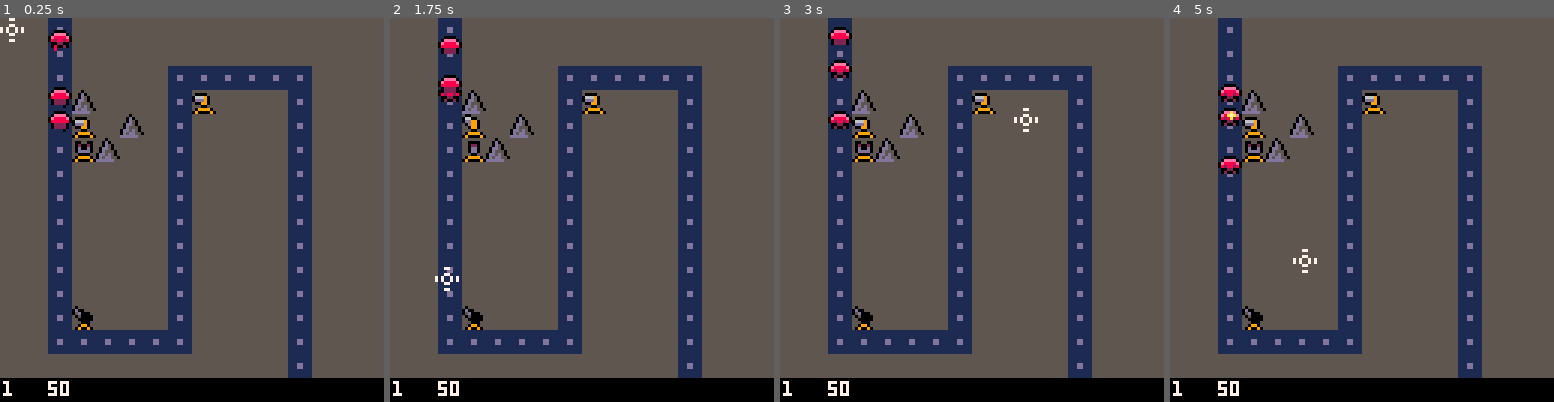
Above: before the commit, frames 1-4 (left to right).
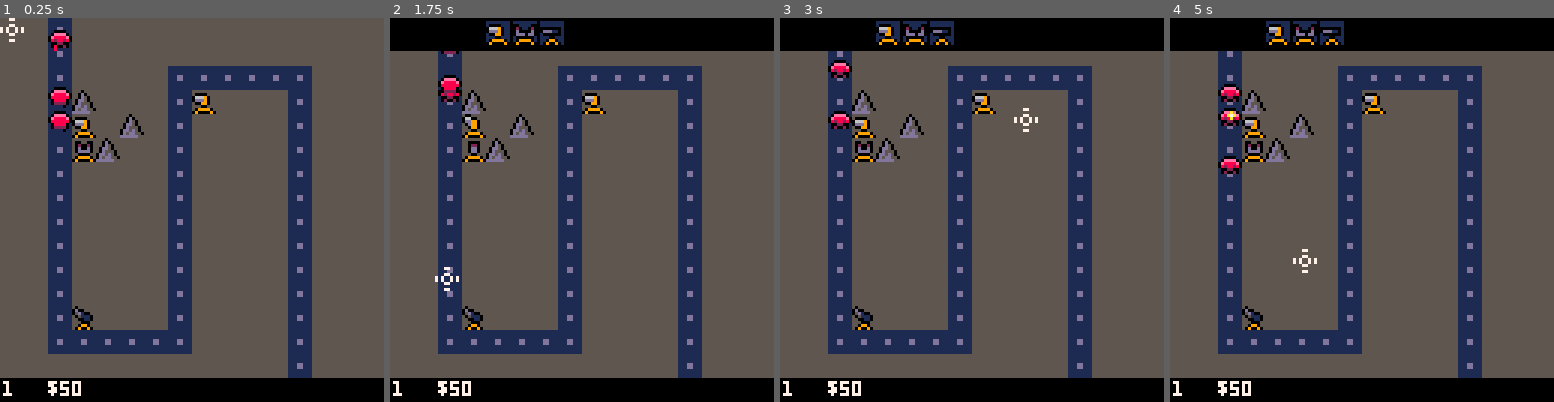
Above: after the commit, the same moments.

Repository: burlapjack/tower
Game: PICO-8 cartridge tower.p8
Same seed, same stepped clock (60 frames per second), same inputs: the game is played once before the commit and once after it.
Inputs (mouse positions are in pixels of both pictures, inside the frame that each line leads up to):
- Up to frame 1 (0.25 s): no input
- Up to frame 2 (1.75 s): click (670, 121) at 0.67 s; tap O (Z key) at 0.7, 1.7 s; click (436, 267) at 1.22 s
- Up to frame 3 (3 s): click (887, 114) at 1.77 s; tap O (Z key) at 2.1, 2.5, 2.9 s; click (952, 259) at 2.32 s; click (1014, 106) at 2.87 s
- Up to frame 4 (5 s): tap O (Z key) every 0.4 s from 3.3 to 4.9 s; click (1465, 256) at 3.42 s; click (1231, 102) at 3.97 s; click (1292, 248) at 4.52 s

The runs differ from the first frame. In frame 1, 0.2% of the frame differs, in the area x 12-24%, y 21-99%; in frame 2, 8.7%; in frame 3, 8.7%; in frame 4, 8.8%, in the area x 0-100%, y 0-99%.

Commit message:
added more build menu functionality

Diff:
--- a/tower.p8
+++ b/tower.p8
@@ -21,11 +21,13 @@
 }
 
 game_menu_build = {
-	bg = {},
+	bg = {0, 0, 128, 10},
 	bg_clr = 0,
+	enabled = 0,
+	btn_build = {32, 1},
 	btn_tower_1 = {32, 1},
-	btn_tower_2 = {40, 1},
-	btn_tower_3 = {48, 1},
+	btn_tower_2 = {41, 1},
+	btn_tower_3 = {50, 1},
 	btn_back = {117, 1},
 	btn_pressed = 0,
 	btn_tm = 8,
@@ -528,31 +530,49 @@
 	local ghb = game_hud_basic
 	rectfill(ghb.bg[1], ghb.bg[2], ghb.bg[3], ghb.bg[4], ghb.bg_clr)
 	print(game_level, ghb.lvl[1], ghb.lvl[2], 7)
-	print(game_money, ghb.money[1], ghb.money[2], 7)
+	print("$"..game_money, ghb.money[1], ghb.money[2], 7)
 
 	--unit select menu options
-	local gm = game_menu_unit
+	local gmu = game_menu_unit
+	local gmb = game_menu_build
 	local n = 0
 	if game_unit_selected != 0 then
-		rectfill(gm.bg[1], gm.bg[2], gm.bg[3], gm.bg[4], gm.bg_clr)
-		print(ent_tower[game_unit_selected].name, gm.name[1], gm.name[2], 7)
-		print(ent_tower[game_unit_selected].lvl, gm.lvl[1], gm.lvl[2], 7)
-		--	print("🅾️options ❎exit", 56, 0, 7)
-		if gm.btn_pressed == 1 then n = 1 else n = 0 end
-		spr(37, gm.btn_upgrade[1], gm.btn_upgrade[2] + n)
-		if gm.btn_pressed == 2 then n = 1 else n = 0 end
-		spr(38, gm.btn_delete[1], gm.btn_delete[2] + n)
-		if gm.btn_pressed == 3 then n = 1 else n = 0 end
-		spr(39, gm.btn_back[1], gm.btn_back[2] + n)
-
-		if cursor_is_hovering(gm.btn_upgrade, 8, 8) then
-			print("upgrade:$"..ent_tower_get_cost(game_unit_selected), gm.info[1], gm.info[2], 7)
-		elseif cursor_is_hovering(gm.btn_delete, 8, 8) then
-			print("delete unit", gm.info[1], gm.info[2], 7)
-		elseif cursor_is_hovering(gm.btn_back, 8, 8) then
-			print("exit", gm.info[1], gm.info[2], 7)
-		end
-	end
+		rectfill(gmu.bg[1], gmu.bg[2], gmu.bg[3], gmu.bg[4], gmu.bg_clr)
+		print(ent_tower[game_unit_selected].name, gmu.name[1], gmu.name[2], 7)
+		print(ent_tower[game_unit_selected].lvl, gmu.lvl[1], gmu.lvl[2], 7)
+		--unit menu options
+		if gmu.btn_pressed == 1 then n = 1 else n = 0 end
+		spr(37, gmu.btn_upgrade[1], gmu.btn_upgrade[2] + n)
+		if gmu.btn_pressed == 2 then n = 1 else n = 0 end
+		spr(38, gmu.btn_delete[1], gmu.btn_delete[2] + n)
+		if gmu.btn_pressed == 3 then n = 1 else n = 0 end
+		spr(39, gmu.btn_back[1], gmu.btn_back[2] + n)
+
+		--unit menu descriptions
+		if cursor_is_hovering(gmu.btn_upgrade, 8, 8) then
+			print("upgrade:$"..ent_tower_get_cost(game_unit_selected), gmu.info[1], gmu.info[2], 7)
+		elseif cursor_is_hovering(gmu.btn_delete, 8, 8) then
+			print("delete unit", gmu.info[1], gmu.info[2], 7)
+		elseif cursor_is_hovering(gmu.btn_back, 8, 8) then
+			print("exit", gmu.info[1], gmu.info[2], 7)
+		end
+	else -- no units selected
+		--build menu
+		if gmb.enabled == 1 then
+			rectfill(gmb.bg[1], gmb.bg[2], gmb.bg[3], gmb.bg[4], gmb.bg_clr)
+			sys_draw_hud_btn_bg(gmb.btn_tower_1, 1)
+			sys_draw_hud_btn_bg(gmb.btn_tower_2, 1)
+			sys_draw_hud_btn_bg(gmb.btn_tower_3, 1)
+			spr(1,gmb.btn_tower_1[1], gmb.btn_tower_1[2])
+			spr(6,gmb.btn_tower_2[1], gmb.btn_tower_2[2])
+			spr(17,gmb.btn_tower_3[1], gmb.btn_tower_3[2])
+		end
+	end
+
+end
+
+function sys_draw_hud_btn_bg(b, bg_col)
+	rectfill(b[1], b[2], b[1] + 7, b[2] + 7, bg_col)
 end
 
 function sys_draw_road()
@@ -626,6 +646,7 @@
 		if stat(34) == 1 and not cursor_is_in_hud() then
 			--clicking outside of the selected unit deselects it
 			game_unit_selected = 0
+			game_menu_build.enabled = 0
 			--game_menu_unit_reset()
 		end
 	end
@@ -636,8 +657,12 @@
 	local gmb = game_menu_build
 	local t = ent_tower[game_unit_selected]
 
+	-- open build menu
+	if btnp(4) then gmb.enabled = 1 end
+	if game_unit_selected != 0 then gmb.enabled = 0 end
+
+	if stat(34) == 1 and gmu.btn_pressed == 0 then
 		--unit menu
-	if stat(34) == 1 and gmu.btn_pressed == 0 then
 		if game_unit_selected != 0 then
 			if cursor_is_hovering(gmu.btn_upgrade, 8, 8) then
 				gmu.btn_pressed = 1
@@ -662,13 +687,13 @@
 				gmu.btn_tmr = gmu.btn_tm
 			end
 			gmb.btn_pressed = 0
-		end
-	end
-	if gmu.btn_tmr > 0 then
-		gmu.btn_tmr -= 1
-	else
-		gmu.btn_pressed = 0
-	end
+		elseif game_unit_selected == 0 and gmb.enabled == 1 then
+			--build menu code here
+		end
+	end
+
+	if gmu.btn_tmr > 0 then gmu.btn_tmr -= 1 else gmu.btn_pressed = 0 end
+
 end
 
 -->8
@@ -752,26 +777,26 @@
 00000000090000900900009009000090090000900900009009000090090000900900009009000090099009900990099000000000000000000000000000000000
 ffffffffffffffffffffffffffffffffffffff0ffff00fff00000000000000000000000000000000000000000000000000000000000000000000000000000000
 ff0000ffffffffffffff000ffff00fffffff00d0ff0dd0ff00000000000000000000000000000000000000000000000000000000000000000000000000000000
-f0eeee0f0000000ffff0000fff0000ffff000d50ff0dd0ff00000000000000000000000000000000000000000000000000000000000000000000000000000000
-0e8888e00ddd000fff0dd00fff0000fff000050fff0000ff00000000000000000000000000000000000000000000000000000000000000000000000000000000
-08288280f000000ff0dd50ffff0dd0fff00000ffff0000ff00000000000000000000000000000000000000000000000000000000000000000000000000000000
+f0eeee0f0000000ffff0110fff0110ffff001d50ff0dd0ff00000000000000000000000000000000000000000000000000000000000000000000000000000000
+0e8888e00ddd110fff0dd10fff0110fff011150fff0110ff00000000000000000000000000000000000000000000000000000000000000000000000000000000
+08288280f000000ff0dd50ffff0dd0fff01100ffff0110ff00000000000000000000000000000000000000000000000000000000000000000000000000000000
 f002200ffff00ffff0550fffff0dd0ffff000fffff0000ff00000000000000000000000000000000000000000000000000000000000000000000000000000000
 f020020fff0990ffff0990ffff0550ffff0990ffff0990ff00000000000000000000000000000000000000000000000000000000000000000000000000000000
 ff0ff0fff090090ff090090ff090090ff090090ff090090f00000000000000000000000000000000000000000000000000000000000000000000000000000000
-fff0ffffff000ffffffff0fffff77fff77ffff77ffffffffffffffffffffffff0000000000000000000000000000000000000000000000000000000000000000
-ff0d0fffff04000ff0fff0ffffffffff7ffffff7ffffffffffffffffffffffff0000000000000000000000000000000000000000000000000000000000000000
-ff0d50ffff04040ff0fff0fffff77ffffffffffffff3bffffefffefffff7ffff0000000000000000000000000000000000000000000000000000000000000000
-f0dd50ffff04040ff0fff0ff7f7ff7f7ffffffffff333bffffef88ffff77ffff0000000000000000000000000000000000000000000000000000000000000000
-f0d5550fff022220f0fff0ff7f7ff7f7fffffffff33ff3bffff8effff67766ff0000000000000000000000000000000000000000000000000000000000000000
-0dd5d50ff0244440f0f000fffff77ffffffffffff3f3bf3fffff8effff67ff6f0000000000000000000000000000000000000000000000000000000000000000
-0d5dd5500240404002002200ffffffff7ffffff7ff3ffbffff8ff8effff6ff7f0000000000000000000000000000000000000000000000000000000000000000
-dddddd550444444004444440fff77fff77ffff77f3ffffbff8ffff8ffffff7ff0000000000000000000000000000000000000000000000000000000000000000
+fff0ffffff000ffffffff0fffff77fff77ffff77ffffffffffffffffffffffffffffffffffffffff000000000000000000000000000000000000000000000000
+ff0d0fffff04000ff0fff0ffffffffff7ffffff7ffffffffffffffffffffffffffafffffffffffff000000000000000000000000000000000000000000000000
+ff0d50ffff04040ff0fff0fffff77ffffffffffffff3bffffefffefffff7fffff999999ff5ffddff000000000000000000000000000000000000000000000000
+f0dd50ffff04040ff0fff0ff7f7ff7f7ffffffffff333bffffef88ffff77ffffff9ffaffff5fdf6f000000000000000000000000000000000000000000000000
+f0d5550fff022220f0fff0ff7f7ff7f7fffffffff33ff3bffff8effff67766ffffaffafffffdd66f000000000000000000000000000000000000000000000000
+0dd5d50ff0244440f0f000fffff77ffffffffffff3f3bf3fffff8effff67ff6fffaf99afffdd6eff000000000000000000000000000000000000000000000000
+0d5dd5500240404002002200ffffffff7ffffff7ff3ffbffff8ff8effff6ff7fffaf99affdd68eef000000000000000000000000000000000000000000000000
+dddddd550444444004444440fff77fff77ffff77f3ffffbff8ffff8ffffff7fff99afffffd6ff8ef000000000000000000000000000000000000000000000000
 ffffffff11111111ffffffffffffffffffffffffffffffffffffffffffffffffffffffff00000000000000000000000000000000000000000000000000000000
 ff0000ff11111111ff0000ffff0000ffff0000ffff0000ffff0000ffff0000ffff0000ff00000000000000000000000000000000000000000000000000000000
 f011110f11111111f0eeee0ff0eeee0ff0eeee0ff0eeee0ff0eeee0ff0eeee0ff0eeee0f00000000000000000000000000000000000000000000000000000000
 01000010111dd1110e8888e00e8888e00e8888e00e8888e00e8888e00e8888e00e8888e000000000000000000000000000000000000000000000000000000000
 10000001111dd1110828828008288280088288200882882008828820088888800888888000000000000000000000000000000000000000000000000000000000
-f000000f11111111f002200ff002200ff000220ff000220ff000220ff022220ff022220f00000000000000000000000000000000000000000000000000000000
+f000000f11111111f002200ff002200ff000220ff000220ff000220ff088880ff088880f00000000000000000000000000000000000000000000000000000000
 ff0000ff11111111f020080ff020020fff0800ffff8200ffff0200fff022220ff022220f00000000000000000000000000000000000000000000000000000000
 ffffffff11111111fffff8fffffffffffff8ffffff8ffffffffff8ffff0fffffffffffff00000000000000000000000000000000000000000000000000000000
 
